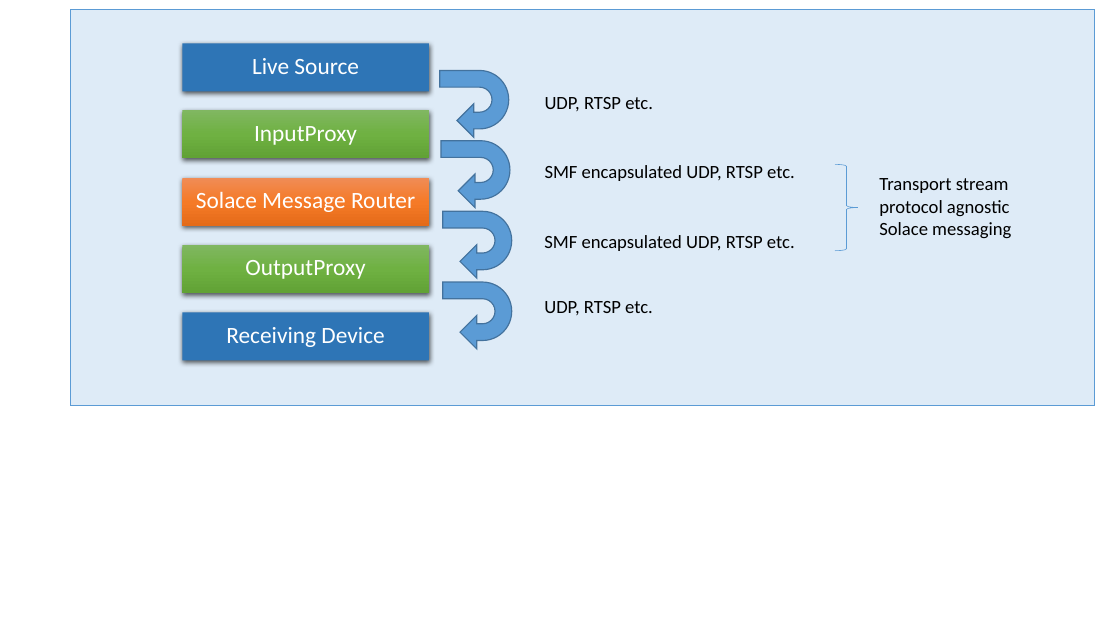
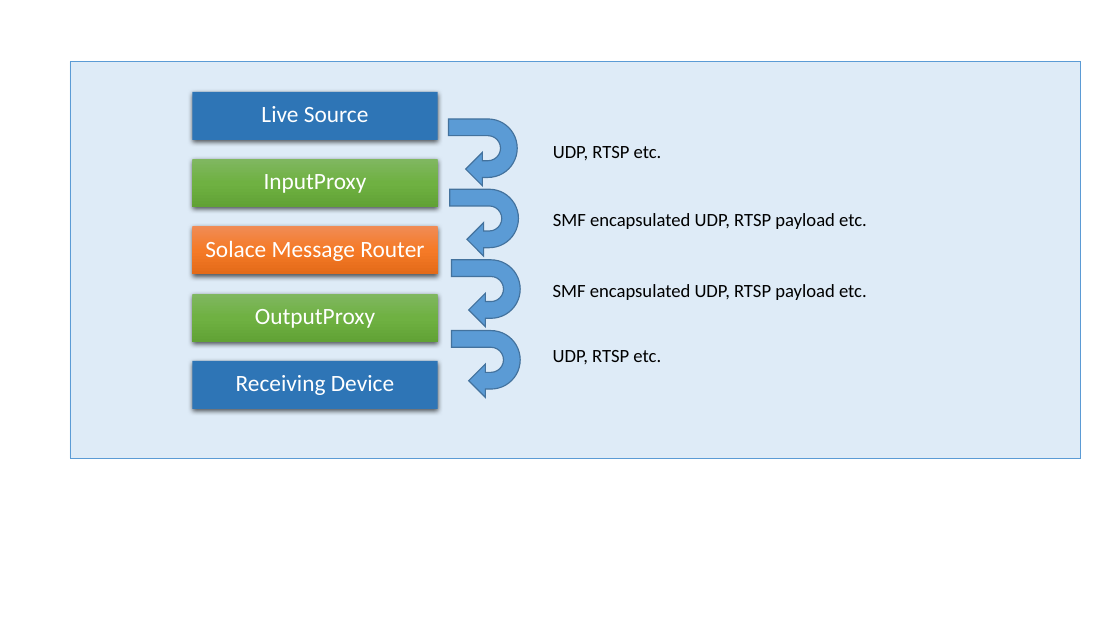
Before and after one commit to roberthatwork/broadcastme, a slide deck: slide 1 of resources/Diagrams.pptx. Drawn at 1120x630 pixels with LibreOffice and Linux fonts; fonts in the diff are those of the drawing. Boxes give left, top, right and bottom in pixels: in the first picture for what was removed or moved away, otherwise in the second. Text is boxed around its words. In the diff, an @@ line names an element or a change of style, - is before the commit and + after.

```diff
--- a/resources/Diagrams.pptx
+++ b/resources/Diagrams.pptx
@@ rectangle resized from (x1=71, y1=9, x2=1094, y2=406) to (x1=70, y1=61, x2=1081, y2=458) @@
@@ right brace removed at (x1=835, y1=165, x2=858, y2=251) @@
@@ text removed at (x1=879, y1=178, x2=1011, y2=239) @@
-Transport stream protocol agnostic
-Solace messaging
@@ 5 rectangles, 4 uturn arrows, 1 text moved together from (x1=182, y1=44, x2=653, y2=360) to (x1=192, y1=92, x2=662, y2=409) @@
@@ text at (x1=553, y1=213, x2=867, y2=229): text changed @@
-SMF encapsulated UDP, RTSP etc.
+SMF encapsulated UDP, RTSP payload etc.
@@ text at (x1=553, y1=284, x2=867, y2=300): text changed @@
-SMF encapsulated UDP, RTSP etc.
+SMF encapsulated UDP, RTSP payload etc.
@@ text "UDP, RTSP etc." moved from (x1=544, y1=301, x2=653, y2=315) to (x1=553, y1=350, x2=661, y2=364) @@
```
Also in this commit, not shown: 2 other files.
